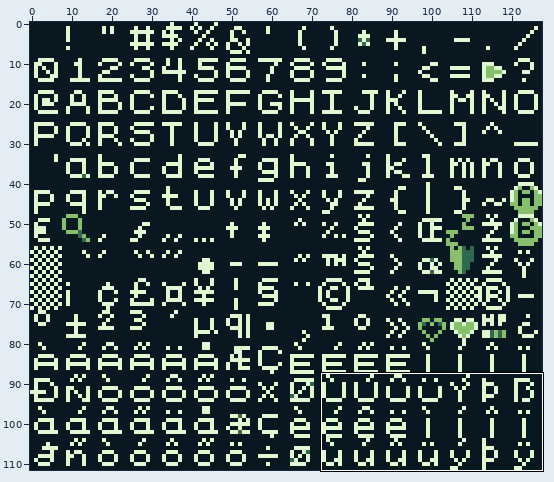
Sprite sheet -- assets/ui/ascii.png. The first picture is a wide view before the edit; the outline marks the close-up.
Close-up. Before the commit:
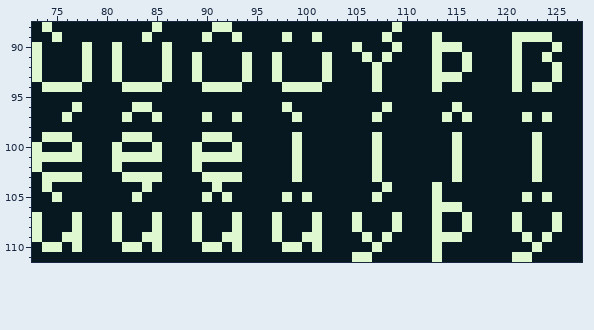
The file is 128x112 pixels. Shown: x 73..127, y 88..111.
After the commit:
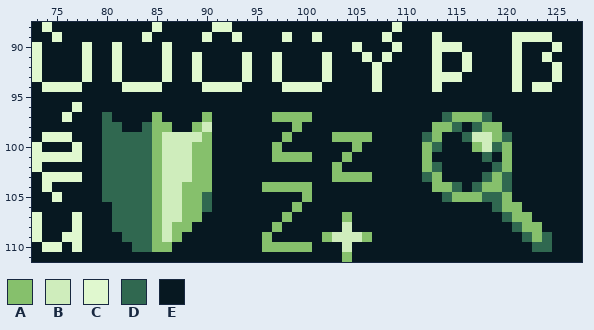
Palette (. is transparent): A #86c06c  B #cfedbc  C #e0f8cf  D #306850  E #071821
From the commit log: Hub: Larger task icons.
Change:
@@ x 73..127 @@
  95 EEEEEEEEEEEEEEEEEEEEEEEEEEEEEEEEEEEEEEEEEEEEEEEEEEEEEEE
- 96 EEEECEEEEECCEEEEEEEEEEEEECEEEEEEEEECEEEEEECEEEEEEEEEEEE
- 97 EEECEEEEECEECEEEECEECEEEEECEEEEEEECEEEEEECECEEEEECECEEE
- 98 EEEEEEEEEEEEEEEEEEEEEEEEEEEEEEEEEEEEEEEEEEEEEEEEEEEEEEE
- 99 ECCCEEEEECCCEEEEECCCEEEEEECEEEEEEECEEEEEEECEEEEEEECEEEE
-100 CEEECEEECEEECEEECEEECEEEEECEEEEEEECEEEEEEECEEEEEEECEEEE
-101 CCCCCEEECCCCCEEECCCCCEEEEECEEEEEEECEEEEEEECEEEEEEECEEEE
-102 CEEEEEEECEEEEEEECEEEEEEEEECEEEEEEECEEEEEEECEEEEEEECEEEE
-103 ECCCCEEEECCCCEEEECCCCEEEEECEEEEEEECEEEEEEECEEEEEEECEEEE
-104 ECEEEEEEEEECEEEEEECEEEEEEEEEEEEEEEECEEEECEEEEEEEEEEEEEE
-105 EECEEEEEEECEEEEEECECEEEEECECEEEEEECEEEEECEEEEEEEECECEEE
-106 EEEEEEEEEEEEEEEEEEEEEEEEEEEEEEEEEEEEEEEECCCEEEEEEEEEEEE
-107 CEEECEEECEEECEEECEEECEEECEEECEEECEEECEEECEECEEEECEEECEE
-108 CEEECEEECEEECEEECEEECEEECEEECEEECEEECEEECEECEEEECEEECEE
-109 CEECCEEECEECCEEECEECCEEECEECCEEEECECEEEECCCEEEEEECECEEE
-110 ECCECEEEECCECEEEECCECEEEECCECEEEEECEEEEECEEEEEEEEECEEEE
-111 EEEEEEEEEEEEEEEEEEEEEEEEEEEEEEEECCEEEEEECEEEEEEECCEEEEE
+ 96 EEEECEEEEEEEEEEEEEEEEEEEEEEEEEEEEEEEEEEEEEEEEEEEEEEEEEE
+ 97 EEECEEEDEEEEAEEEEAEEEEEEAAAAEEEEEEEEEEEEEDAAADEEEEEEEEE
+ 98 EEEEEEEDDEEDAAEEABEEEEEEEEAEEEEEEEEEEEEEAADEDAAEEEEEEEE
+ 99 ECCCEEEDDDDDABBBBAEEEEEEEAEEEEAAAAEEEEEDAEEDBBADEEEEEEE
+100 CEEECEEDDDDDABBBAAEEEEEEAEEEEEEEAEEEEEEADEEEABDAEEEEEEE
+101 CCCCCEEDDDDDABBBAAEEEEEEAAAAEEEAEEEEEEEAEEEEEDEAEEEEEEE
+102 CEEEEEEDDDDDABBBAAEEEEEEEEEEEEAEEEEEEEEADEEEEEDAEEEEEEE
+103 ECCCCEEDDDDDABBBAAEEEEEEEEEEEEAAAAEEEEEDAEEEEDADEEEEEEE
+104 ECEEEEEDDDDDABBAAAEEEEEAAAAAEEEEEEEEEEEEAADEDAADEEEEEEE
+105 EECEEEEDDDDDABBAADEEEEEEEEEAEEEEEEEEEEEEEDAAADDAEEEEEEE
+106 EEEEEEEEDDDDABBAADEEEEEEEEAEEEEEEEEEEEEEEEEEEEDAAEEEEEE
+107 CEEECEEEDDDDABBAAEEEEEEEEAEEEEEAEEEEEEEEEEEEEEEDAAEEEEE
+108 CEEECEEEDDDDABAAEEEEEEEEAEEEEEEBEEEEEEEEEEEEEEEEDAAEEEE
+109 CEECCEEEEDDDABAEEEEEEEEAEEEEEABBBAEEEEEEEEEEEEEEEDADEEE
+110 ECCECEEEEEDDAAEEEEEEEEEAAAAAEEEBEEEEEEEEEEEEEEEEEEDDEEE
+111 EEEEEEEEEEEEEEEEEEEEEEEEEEEEEEEAEEEEEEEEEEEEEEEEEEEEEEE
Boxes around the changes in both close-ups, in picture pixels (x1, y1, x2, y2):
changed: (102, 102, 562, 262)
